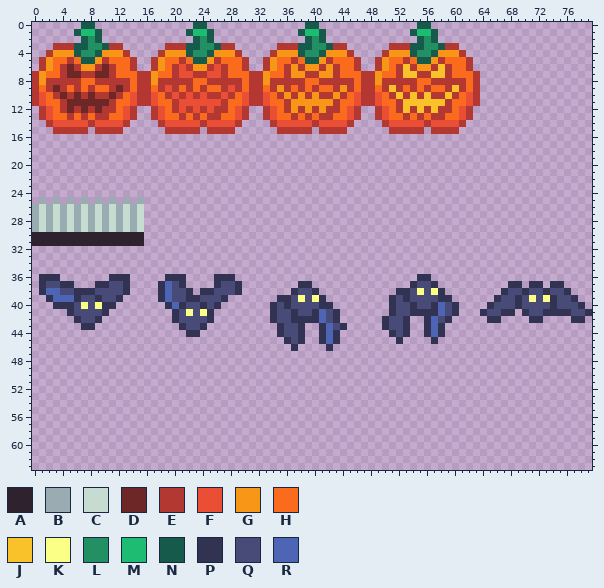
A pixel-art file gets an edit: assets/sprites/obstacles.aseprite. This is how it looked before the edit.
80x64 pixels, 1 frame.
Palette (. is transparent): A #2e222f  B #9babb2  C #c7dcd0  D #6e2727  E #b33831  F #ea4f36  G #f79617  H #fb6b1d  J #f9c22b  K #fbff86  L #239063  M #1ebc73  N #165a4c  P #323353  Q #484a77  R #4d65b4
Pixels before, first column x 0:
 0 .......NN..............NN..............NN..............NN.......................
 1 ......NMMN............NMMN............NMMN............NMMN......................
 2 .......NLN.............NLN.............NLN.............NLN......................
 3 ...EEENNLLNEE......EEENNLLNEE......EEENNLLNEE......EEENNLLNEE...................
 4 ..EGGGNLLNGGGE....EGGGNLLNGGGE....EGGGNLLNGGGE....EGGGNLLNGGGE..................
 5 .EGHHEHNNGEHHHE..EGHHEHNNGEHHHE..EGHHEHNNGEHHHE..EGHHEHNNGEHHHE.................
 6 .EGHEDEGGEDEHHE..EGHEFEGGEFEHHE..EGHEGEGGEGEHHE..EGHEJEGGEJEHHE.................
 7 EGHHEDDEEDDEHHHEEGHHEFFEEFFEHHHEEGHHEGGEEGGEHHHEEGHHEJJEEJJEHHHE................
 8 EGEEEEEHHEEEEEHEEGEEEEEHHEEEEEHEEGEEEEEHHEEEEEHEEGEEEEEHHEEEEEHE................
 9 EHEDEHEHEHHEDEHEEHEFEHEHEHHEFEHEEHEGEHEHEHHEGEHEEHEJEHEHEHHEJEHE................
10 EFHEDEDEDEEDEHFEEFHEFEFEFEEFEHFEEFHEGEGEGEEGEHFEEFHEJEJEJEEJEHFE................
11 EFHHEDDDDDDEHHFEEFHHEFFFFFFEHHFEEFHHEGGGGGGEHHFEEFHHEJJJJJJEHHFE................
12 .EFHEDEDEDEEHFE..EFHEFEFEFEEHFE..EFHEGEGEGEEHFE..EFHEJEJEJEEHFE.................
13 .EFHHEHEHEEHHFE..EFHHEHEHEEHHFE..EFHHEHEHEEHHFE..EFHHEHEHEEHHFE.................
14 ..EFFFFFEFFFFE....EFFFFFEFFFFE....EFFFFFEFFFFE....EFFFFFEFFFFE..................
15 ...EEEEE.EEEE......EEEEE.EEEE......EEEEE.EEEE......EEEEE.EEEE...................
16 ................................................................................
17 ................................................................................
18 ................................................................................
19 ................................................................................
20 ................................................................................
21 ................................................................................
22 ................................................................................
23 ................................................................................
24 ................................................................................
25 .B.B.B.B.B.B.B.B................................................................
26 BCBCBCBCBCBCBCBC................................................................
27 BCBCBCBCBCBCBCBC................................................................
28 BCBCBCBCBCBCBCBC................................................................
29 BCBCBCBCBCBCBCBC................................................................
30 AAAAAAAAAAAAAAAA................................................................
31 AAAAAAAAAAAAAAAA................................................................
32 ................................................................................
33 ................................................................................
34 ................................................................................
35 ................................................................................
36 .PPP.......PPP.....PPP....PPP..........................PP.......................
37 .PQQPP...PPQQP....PRQP....PQQP........PP..............PQQP..........PP.PP.PP....
38 .PRRQQPPPQQQQP....PRQQP.PPQQQP.......PQQP...........PPQKQKP........PQQPQQPQQP...
39 ..PRRRPQQPQQP.....PRQQPPQQQP.......PPQKQKP.........PQPQQQQPP......PQQPQKQKPQQP..
40 ...PPPQKQKPP.......PRPQQPQP.......PQPQQQQPP........PQQPQQPRQP....PQQQPQQQQPQQQP.
41 .....PQQQQP.........PQKQKP........PQQPQQPRQP.......PQQPPPPRQP...PQQPP.PQQPPPPQQP
42 ......PQQP..........PQQQQP........PQQPPPPRQP......PQQP..PRQP.....PP....PP....PP.
43 .......PP............PQQP..........PQQP..PRQP.....PQQP..PRP.....................
44 ......................PP...........PQQP..PRP.......PQP..PRP.....................
45 ....................................PQP..PRP........P....P......................
46 .....................................P....P.....................................
New version:
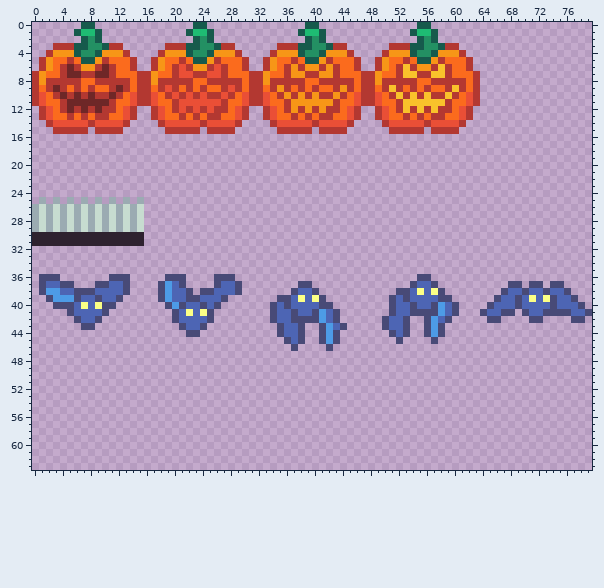
The edit:
Colour P changes from #323353 to #484a77.
Colour Q changes from #484a77 to #4d65b4.
Colour R changes from #4d65b4 to #4d9be6.
Where, in picture pixels (left, top, right, bottom), the same in both pictures:
changed: (39, 274, 130, 330)
changed: (158, 274, 242, 337)
changed: (382, 274, 592, 344)
changed: (270, 281, 347, 351)
